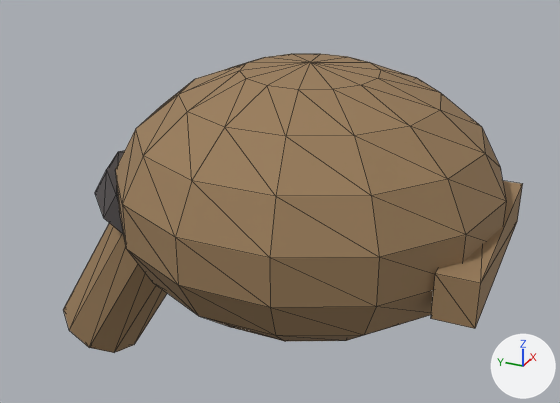
Two versions of the glTF model public/assets/models/characters/wardrobe/hair-pony-brown.glb, one commit apart.
The view is the same before and after, from a camera (50 mm lens) standing at (-0.543, -0.216, 0.456) and looking at (0.023, 0.039, 0.173). Arrows for +X, +Y and +Z are at lower right; the lights stay in place. The first picture is the older version. Mesh edges are drawn as thin lines. Vertices at exactly the same position are counted once.

Script lines for the objects in view, before the commit:
```python
me_hair_cap = bpy.data.meshes.new('hair_cap')
me_hair_cap.from_pydata(...)  # a UV sphere (14 segments, 9 rings, poles along z) spanning x -0.15..0.15, y -0.154..0.16, z 0.094..0.306
me_hair_cap.materials.append(mat_charmat)
me_hair_fringe = bpy.data.meshes.new('hair_fringe')
me_hair_fringe.from_pydata(...)  # a box spanning x -0.09..0.09, y -0.155..-0.125, z 0.163..0.198
me_hair_fringe.materials.append(mat_charmat)
me_hair_tail = bpy.data.meshes.new('hair_tail')
me_hair_tail.from_pydata(...)  # a 10-sided cylinder along z spanning x -0.04..0.04, y -0.042..0.042, z -0.1..0.1
me_hair_tail.materials.append(mat_charmat)
me_hair_tie = bpy.data.meshes.new('hair_tie')
me_hair_tie.from_pydata(...)  # a 10-sided cylinder along z spanning x -0.0476..0.0476, y -0.05..0.05, z -0.015..0.015
me_hair_tie.materials.append(mat_charmat)
ob_hair_cap = bpy.data.objects.new('hair_cap', me_hair_cap)
ob_hair_cap.location = (0.0, 0.0, 0.0)
ob_hair_fringe = bpy.data.objects.new('hair_fringe', me_hair_fringe)
ob_hair_fringe.location = (0.0, 0.0, 0.0)
ob_hair_tail = bpy.data.objects.new('hair_tail', me_hair_tail)
ob_hair_tail.location = (0.0, 0.175, 0.1)
ob_hair_tail.rotation_euler = (0.55, 0.0, 0.0)  # degrees (32, 0, 0)
ob_hair_tie = bpy.data.objects.new('hair_tie', me_hair_tie)
ob_hair_tie.location = (0.0, 0.155, 0.165)
ob_hair_tie.rotation_euler = (0.55, 0.0, 0.0)  # degrees (32, 0, 0)
```
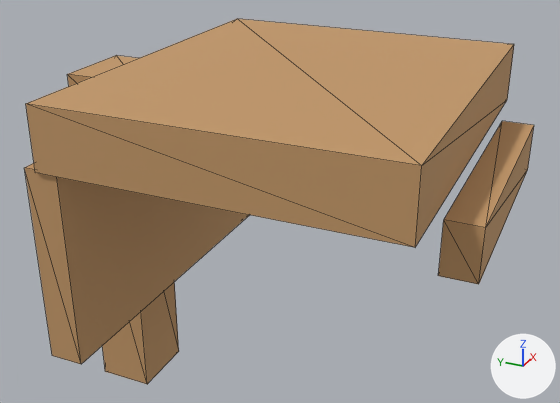
Location of each change, (x1, y1, x2, y2) in pixels of the pictures (560 x 403 px; the box of a moved part takes in the faces that stretch with it):
'hair_cap', deleted (brown): before (115, 54, 506, 341)
'hair_top', added (brown): after (26, 19, 514, 247)
'hair_back', added (brown): after (25, 163, 249, 364)
'hair_fringe', recoloured, moved, rescaled (10% taller): before (431, 181, 523, 329); after (438, 121, 534, 284)
'hair_tail', reshaped, moved, turned: before (63, 223, 167, 353); after (102, 282, 179, 384)
'hair_tie', reshaped (not visible afterwards): before (95, 151, 124, 235)
'hair_bun', added (brown): after (67, 55, 138, 86)
part 1 of me_hair_fringe, moved or reshaped: before (431, 181, 523, 329); after (438, 121, 534, 284)
part 2 of me_hair_fringe, recoloured: before (431, 181, 523, 329); after (438, 121, 534, 284)
part 3 of me_hair_tail, deleted (brown): before (63, 223, 167, 353)
part 4 of me_hair_tail, added (brown): after (102, 282, 179, 384)

The change, as a list of edits to the scene's bpy script:
```text
Change me_hair_fringe:
    used by ob_hair_fringe; location = (0.0, 0.0, 0.0)
    remove me_hair_fringe.from_pydata(...)  # 8 vertices, 12 faces; spans x -0.09..0.09, y -0.155..-0.125, z 0.163..0.198
    add me_hair_fringe.from_pydata(...)  # 8 vertices, 12 faces; spans x -0.105..0.105, y -0.156..-0.13, z 0.205..0.245
    me_hair_fringe part 1: the whole mesh is scaled about its middle by (1.17, 0.867, 1.14), then moved by (0.0, -0.003, 0.045)
    me_hair_fringe part 2: 12 faces centred in x -0.09..0.09, y -0.155..-0.125, z 0.163..0.198 are repainted in the vertex colours; the middle colour goes from brown #997c59 to orange #c49969
Change me_hair_tail:
    used by ob_hair_tail; location = (0.0, 0.175, 0.1); rotation_euler = (0.55, 0.0, 0.0), in degrees (32, 0, 0)
    remove me_hair_tail.from_pydata(...)  # 20 vertices, 36 faces; spans x -0.04..0.04, y -0.042..0.042, z -0.1..0.1
    add me_hair_tail.from_pydata(...)  # 8 vertices, 12 faces; spans x -0.03..0.03, y 0.158..0.208, z -0.025..0.225
    me_hair_tail part 3: 20 vertices removed from x -0.04..0.04, y -0.042..0.042, z -0.1..0.1
    me_hair_tail part 4: 8 vertices added at x -0.03..0.03, y 0.158..0.208, z -0.025..0.225, forming a box
Change me_hair_tie:
    used by ob_hair_tie; location = (0.0, 0.155, 0.165); rotation_euler = (0.55, 0.0, 0.0), in degrees (32, 0, 0)
    remove me_hair_tie.from_pydata(...)  # 20 vertices, 36 faces; spans x -0.0476..0.0476, y -0.05..0.05, z -0.015..0.015
    add me_hair_tie.from_pydata(...)  # 8 vertices, 12 faces; spans x -0.0375..0.0375, y 0.151..0.213, z 0.2..0.23
    me_hair_tie part 5: 20 vertices removed from x -0.0476..0.0476, y -0.05..0.05, z -0.015..0.015
    other edits to the shape of me_hair_tie do not show in these pictures
Add me_hair_bun:
    me_hair_bun.from_pydata(...)  # a box spanning x -0.035..0.035, y 0.138..0.208, z 0.2275..0.2825
    me_hair_bun.materials.append(mat_charmat)
Add me_hair_back:
    me_hair_back.from_pydata(...)  # a box spanning x -0.153..0.153, y 0.129..0.157, z 0.09..0.25
    me_hair_back.materials.append(mat_charmat)
Add me_hair_top:
    me_hair_top.from_pydata(...)  # a box spanning x -0.156..0.156, y -0.125..0.146, z 0.249..0.299
    me_hair_top.materials.append(mat_charmat)
Remove ob_hair_cap:
    ob_hair_cap = bpy.data.objects.new('hair_cap', me_hair_cap)
    ob_hair_cap.location = (0.0, 0.0, 0.0)
Change ob_hair_tail:
    ob_hair_tail.rotation_euler: (0.55, 0.0, 0.0) -> (0.0, 0.0, 0.0)  # degrees (32, 0, 0) -> degrees (0, 0, 0)
    ob_hair_tail.location: (0.0, 0.175, 0.1) -> (0.0, 0.0, 0.0)
Add ob_hair_bun:
    ob_hair_bun = bpy.data.objects.new('hair_bun', me_hair_bun)
    ob_hair_bun.location = (0.0, 0.0, 0.0)
Add ob_hair_back:
    ob_hair_back = bpy.data.objects.new('hair_back', me_hair_back)
    ob_hair_back.location = (0.0, 0.0, 0.0)
Add ob_hair_top:
    ob_hair_top = bpy.data.objects.new('hair_top', me_hair_top)
    ob_hair_top.location = (0.0, 0.0, 0.0)
```
